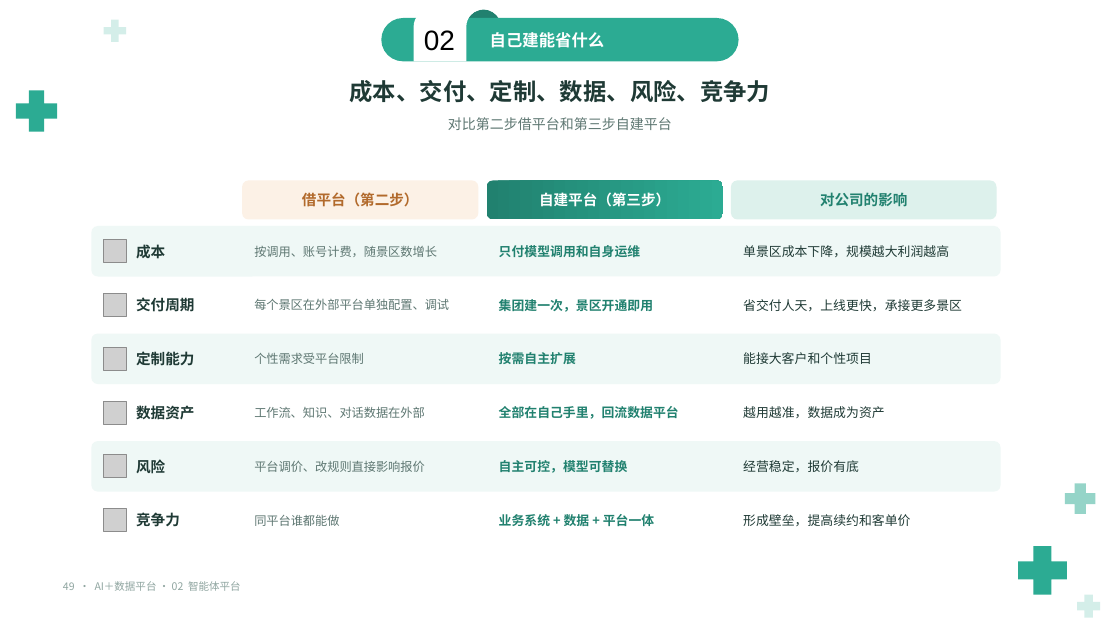
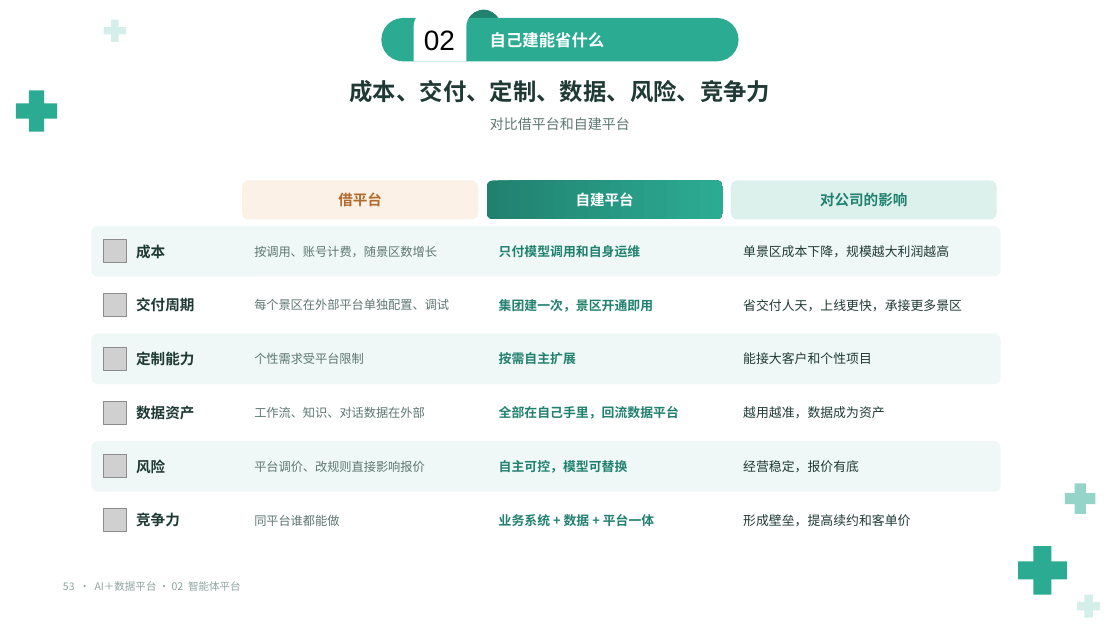
Before and after one commit to keanying/relevance, a slide deck: slide 53 of AI＋数据平台_老板汇报_青绿模板.pptx (slide 49 before the commit). Drawn at 1120x630 pixels with LibreOffice and Linux fonts; fonts in the diff are those of the drawing; grey boxes stand for pictures; background and template pictures are left out. Boxes give left, top, right and bottom in pixels: in the first picture for what was removed or moved away, otherwise in the second. Text is boxed around its words. In the diff, an @@ line names an element or a change of style, - is before the commit and + after.

```diff
--- a/AI＋数据平台_老板汇报_青绿模板.pptx
+++ b/AI＋数据平台_老板汇报_青绿模板.pptx
@@ text at (490, 117, 630, 130): text changed @@
-对比第二步借平台和第三步自建平台
+对比借平台和自建平台
@@ text in rounded rectangle at (338, 192, 382, 207): text changed @@
-借平台（第二步）
+借平台
@@ text in rounded rectangle at (576, 192, 634, 206): text changed @@
-自建平台（第三步）
+自建平台
@@ text at (63, 581, 241, 591): text changed @@
-49 · AI＋数据平台 · 02 智能体平台
+53 · AI＋数据平台 · 02 智能体平台
```
Also in this commit, not shown: 42 other slides changed, 8 slides added, 4 slides removed.
